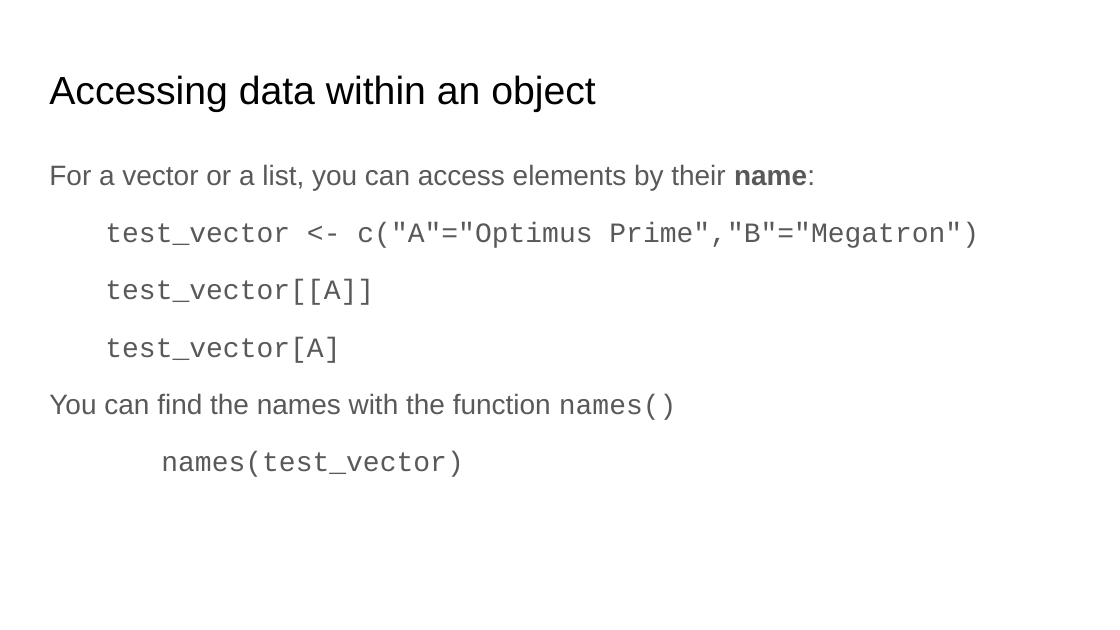
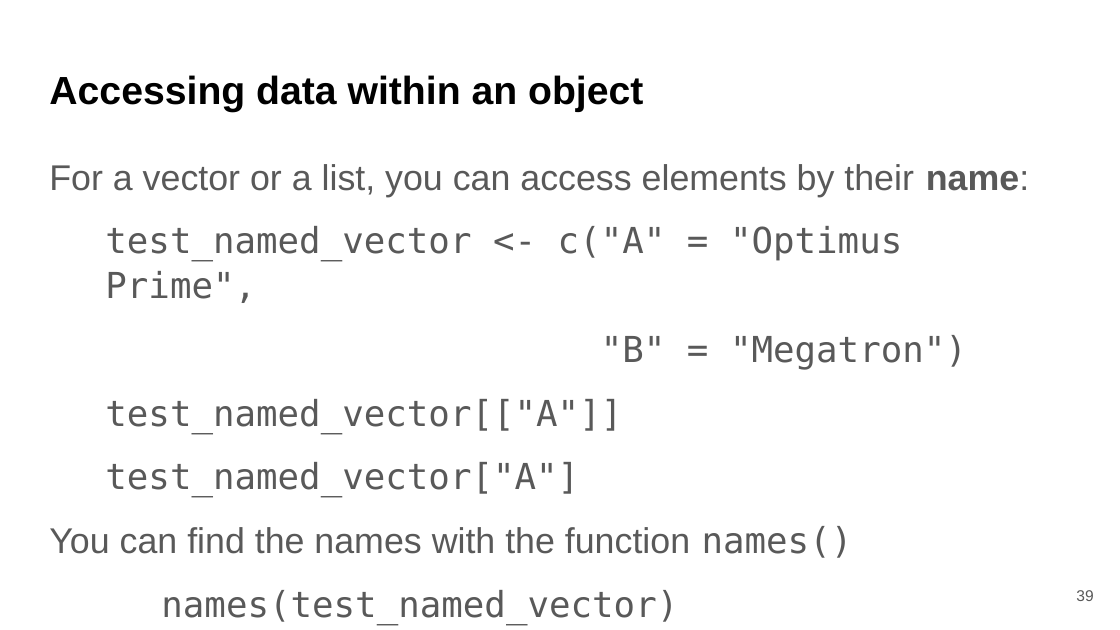
Before and after one commit to bmaitner/biometry_course, a slide deck: slide 39 of lectures/Lecture_04_intro_to_data_in_R.pptx (slide 20 before the commit). Drawn at 1120x630 pixels with LibreOffice and Linux fonts; fonts in the diff are those of the drawing. Boxes give left, top, right and bottom in pixels: in the first picture for what was removed or moved away, otherwise in the second. Text is boxed around its words. In the diff, an @@ line names an element or a change of style, - is before the commit and + after.

```diff
--- a/lectures/Lecture_04_intro_to_data_in_R.pptx
+++ b/lectures/Lecture_04_intro_to_data_in_R.pptx
@@ title "Accessing data within an object" at <box>49,75,643,112</box>: bold on @@
@@ text at <box>49,164,1030,558</box>: size 18 to 23 pt in "For a vector or a list, you ...", "You can find the names with the ..."; font Courier New to DejaVu Sans Mono in "names()"; line spacing 1.15 to 1.05 @@
@@ text at <box>105,226,967,498</box>: text changed; size 18 to 23 pt; font Courier New to DejaVu Sans Mono @@
-test_vector <- c("A"="Optimus Prime","B"="Megatron")
-test_vector[[A]]
-test_vector[A]
+test_named_vector <- c("A" = "Optimus Prime",
+"B" = "Megatron")
+test_named_vector[["A"]]
+test_named_vector["A"]
@@ text at <box>161,590,678,625</box>: text changed; size 18 to 23 pt; font Courier New to DejaVu Sans Mono @@
-names(test_vector)
+names(test_named_vector)
@@ page number added at <box>1076,590,1093,601</box>, 10 pt, text #595959 @@
+39
```
Also in this commit, not shown: 28 other slides changed, 21 slides added, 1 slide removed, 2 other files.
